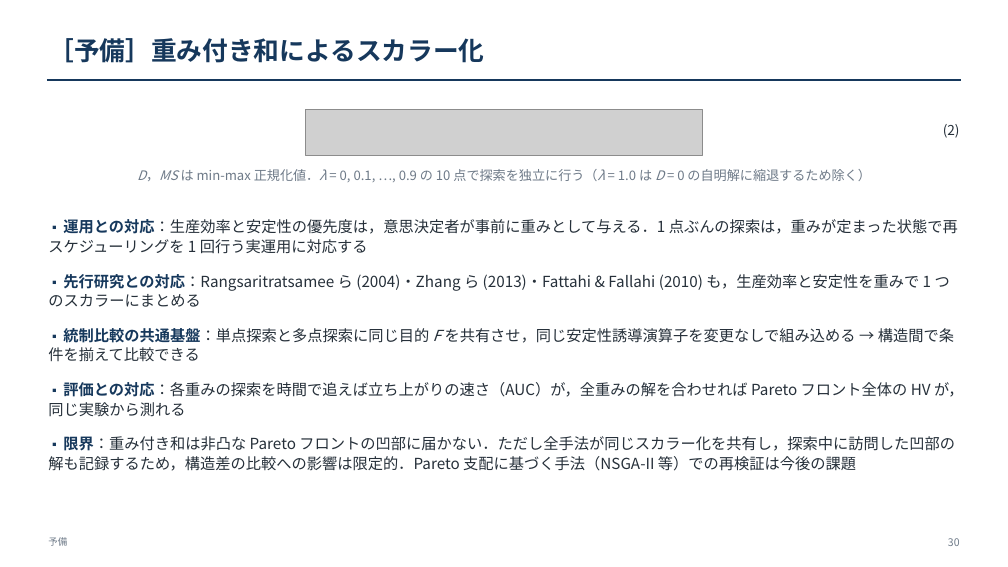
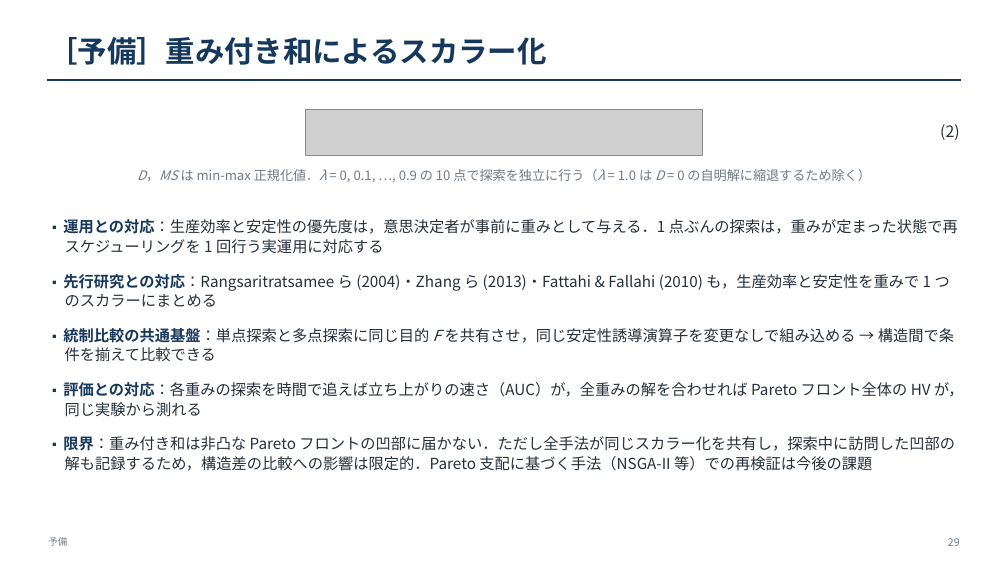
Before and after one commit to kitotakumi/stability_scheduling, a slide deck: slide 29 of doc/presentation_materials/JIMA2026fall_発表.pptx (slide 30 before the commit). Drawn at 1008x567 pixels with LibreOffice and Linux fonts; fonts in the diff are those of the drawing; grey boxes stand for pictures. Boxes give left, top, right and bottom in pixels: in the first picture for what was removed or moved away, otherwise in the second. Text is boxed around its words. In the diff, an @@ line names an element or a change of style, - is before the commit and + after.

```diff
--- a/doc/presentation_materials/JIMA2026fall_発表.pptx
+++ b/doc/presentation_materials/JIMA2026fall_発表.pptx
@@ text "［予備］重み付き和によるスカラー化" at (x1=48, y1=37, x2=546, y2=65): size 24.5 to 28 pt @@
@@ text "(2)" at (x1=940, y1=124, x2=959, y2=140): size 13 to 15 pt @@
@@ text "▪ 運用との対応：生産効率と安定性の優先度は，意思決定者が事前に重みとして与える．1 点ぶんの探索は，重みが定まった状態 ..." at (x1=63, y1=219, x2=964, y2=471): indent changed @@
```
Also in this commit, not shown: 32 other slides changed, 1 slide removed, 15 other files.
